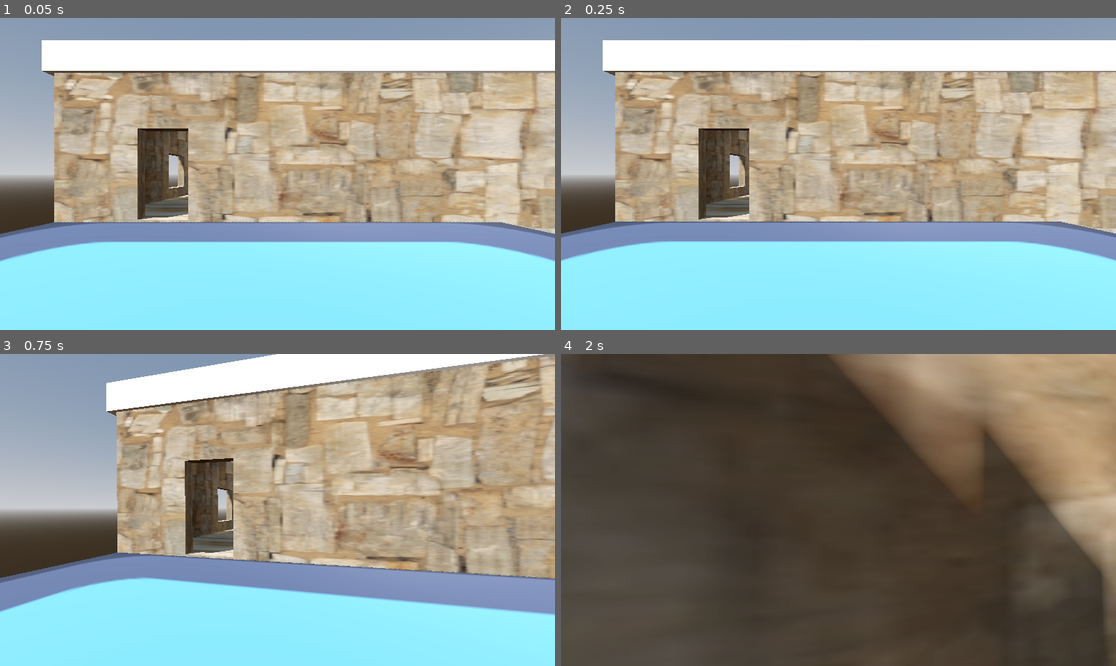
Above: before the commit, frames 1-4 (two rows, left to right).
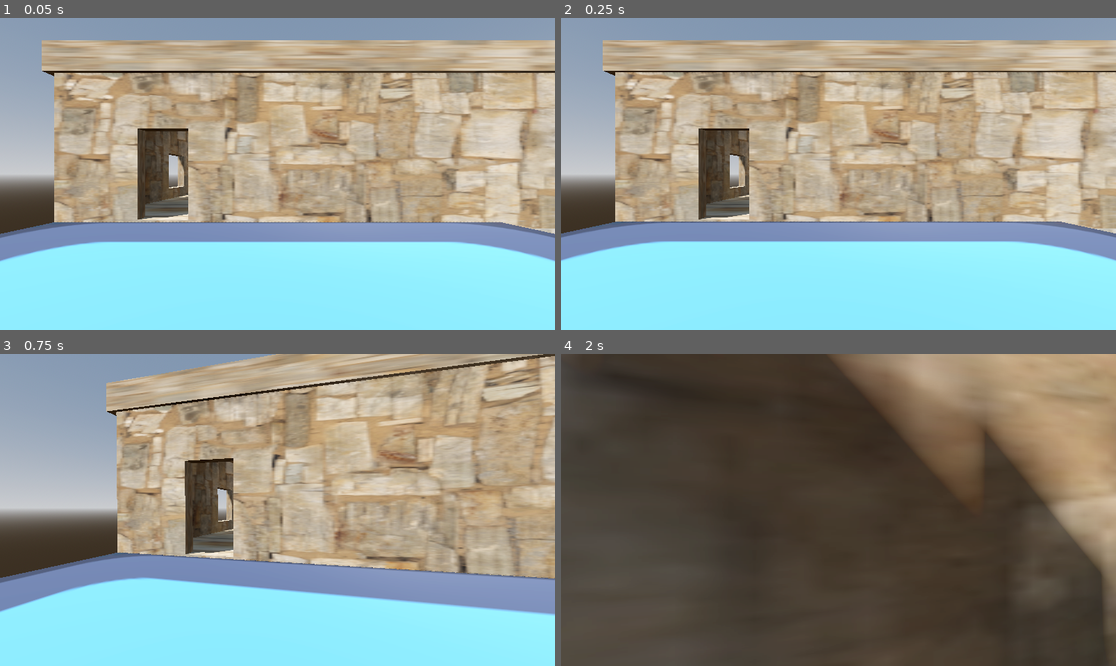
Above: after the commit, the same moments.

Repository: christiannoll/FirstPersonGame
Game: Godot game, scene res://levels/level.tscn
Same seed, same stepped clock (60 frames per second), same inputs: the game is played once before the commit and once after it. The engine's default icon, where the game draws it, is replaced by a stand-in: a white triangle on a blue panel in a dark square.
Inputs (mouse positions are in pixels of both pictures, inside the frame that each line leads up to):
- Up to frame 1 (0.05 s): no input
- Up to frame 2 (0.25 s): no input
- Up to frame 3 (0.75 s): tap Enter at 0.5 s; move the mouse to (305, 510) at 0.52 s; hold W (forward) from 0.53 s (still down)
- Up to frame 4 (2 s): keep holding W (forward); tap Space (jump) at 0.77, 1.52 s; move the mouse to (810, 510) at 1.27 s

The runs differ from the first frame. In frame 1, 9.7% of the frame differs, in the area x 7-100%, y 7-19%; in frame 2, 9.5%; in frame 3, 6.5%; in frame 4, nothing differs.

Commit message:
Applied house material to ceiling

Diff:
--- a/scenery/house.tscn
+++ b/scenery/house.tscn
@@ -282,6 +282,7 @@
 
 [node name="Cube_005" type="MeshInstance3D" parent="meshes" unique_id=1216169168]
 transform = Transform3D(21.586823, 0, 0, 0, 1, 0, 0, 0, 14.985692, 0, 6.1892204, 0)
+material_override = ExtResource("1_cdgek")
 mesh = SubResource("ArrayMesh_3odox")
 
 [node name="StaticBody3D" type="StaticBody3D" parent="meshes/Cube_005" unique_id=562944715]
